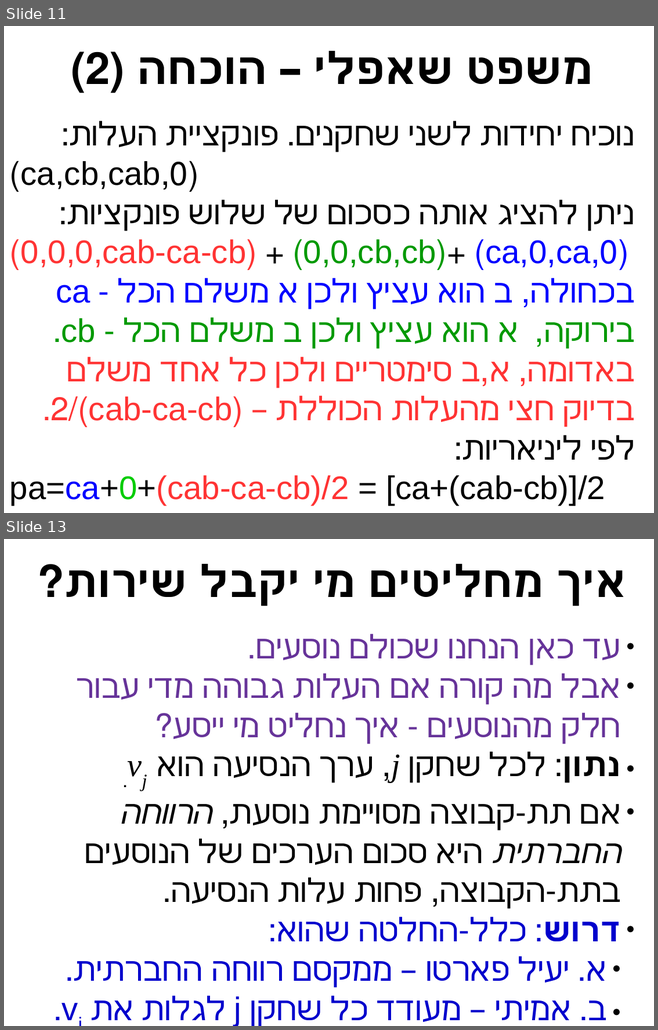
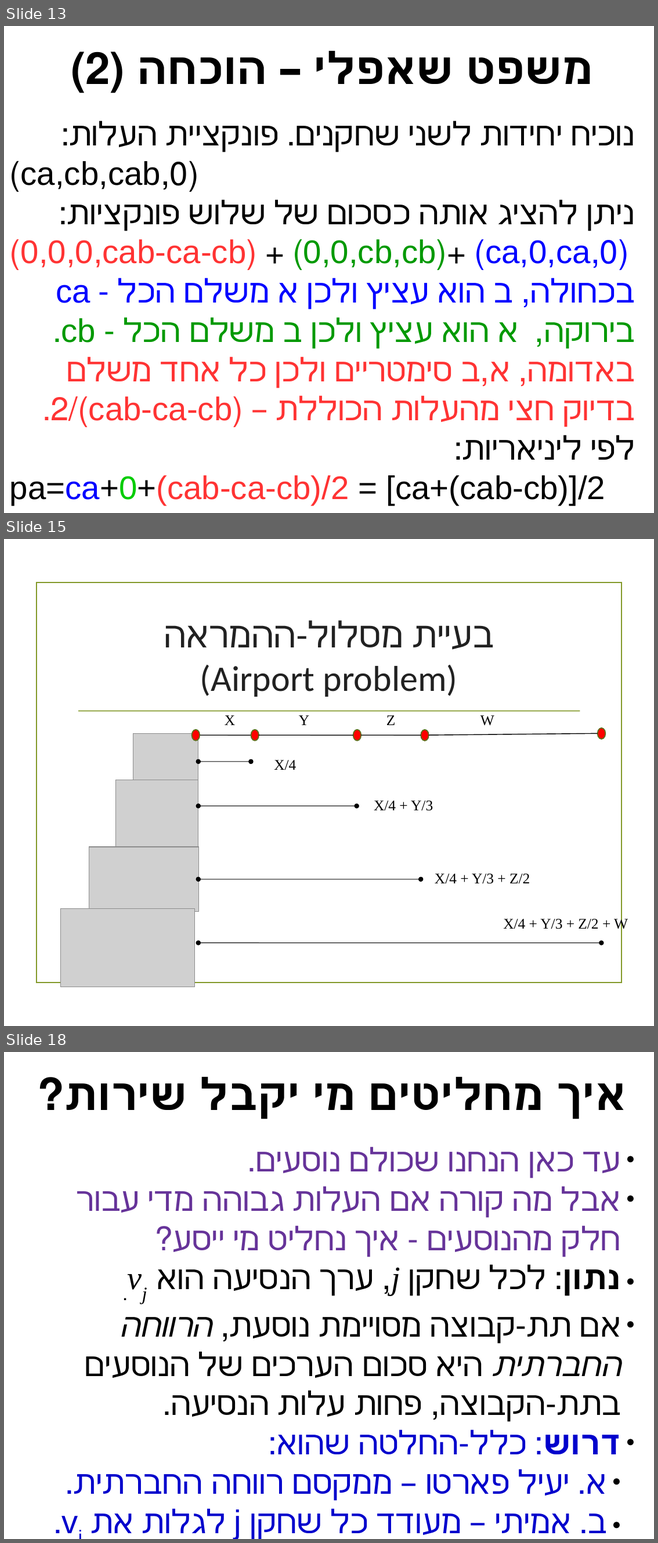
Before and after one commit to erelsgl-at-ariel/algorithms-5780, a slide deck: 08-cost-sharing/slides.odp. Shown one above the other, each under a label of ours: slides 11 and 13 before the commit, slides 13, 15 and 18 after it; the slides between them are not shown. The pictures are 658x1030 and 658x1543 pixels, drawn with LibreOffice and Linux fonts; fonts in the diff are those of the drawing; grey boxes stand for pictures; background and template pictures are left out. Boxes give left, top, right and bottom in pixels: in the first picture for what was removed or moved away, otherwise in the second. Text is boxed around its words. In the diff, an @@ line names an element or a change of style, - is before the commit and + after.

Commit message:
New slides, code for Shapley value, and airport problem

```diff
--- a/08-cost-sharing/slides.odp
+++ b/08-cost-sharing/slides.odp
@@ slide 15 added at box(4, 539, 654, 1026), background picture (left out) @@
@@ rectangle added at box(36, 582, 621, 983), outline #83992A 1.25 pt @@
@@ title added at box(199, 625, 494, 697), 44 pt, text #212121 @@
+בעיית מסלול-ההמראה
+(Airport problem)
@@ line added from (78, 711) to (580, 711), #83992A 1.25 pt @@
@@ ellipse added at box(191, 730, 199, 741), fill #FF0000, outline #60711F 1.25 pt @@
@@ text added at box(224, 715, 235, 725), 18 pt, text #000000 @@
+X
@@ ellipse added at box(251, 730, 259, 741), fill #FF0000, outline #60711F 1.25 pt @@
@@ text added at box(299, 715, 309, 725), 18 pt, text #000000 @@
+Y
@@ ellipse added at box(353, 730, 361, 741), fill #FF0000, outline #60711F 1.25 pt @@
@@ text added at box(386, 715, 395, 725), 18 pt, text #000000 @@
+Z
@@ ellipse added at box(421, 730, 429, 741), fill #FF0000, outline #60711F 1.25 pt @@
@@ text added at box(480, 715, 494, 726), 18 pt, text #000000 @@
+W
@@ ellipse added at box(597, 728, 606, 740), fill #FF0000, outline #60711F 1.25 pt @@
@@ picture added at box(133, 733, 198, 790) @@
@@ line added from (199, 735) to (251, 735), #000000 0.99 pt @@
@@ line added from (259, 735) to (353, 735), #000000 0.99 pt @@
@@ line added from (361, 735) to (421, 735), #000000 0.99 pt @@
@@ line added from (429, 735) to (597, 733), #000000 0.99 pt @@
@@ double arrow added from (198, 762) to (251, 762), #000000 0.74 pt @@
@@ text added at box(274, 760, 296, 770), 18 pt, text #000000 @@
+X/4
@@ picture added at box(116, 780, 198, 850) @@
@@ double arrow added from (198, 806) to (357, 806), #000000 0.74 pt @@
@@ text added at box(373, 801, 433, 811), 18 pt, text #000000 @@
+X/4 + Y/3
@@ picture added at box(89, 848, 198, 912) @@
@@ double arrow added from (198, 879) to (421, 879), #000000 0.74 pt @@
@@ text added at box(434, 874, 529, 884), 18 pt, text #000000 @@
+X/4 + Y/3 + Z/2
@@ picture added at box(61, 908, 195, 987) @@
@@ text added at box(503, 917, 628, 932), 18 pt, text #000000 @@
+X/4 + Y/3 + Z/2 + W
@@ double arrow added from (198, 943) to (601, 943), #000000 0.74 pt @@
@@ what was slide 11 is now slide 13 @@
@@ what was slide 13 is now slide 18 @@
```
Also in this commit, not shown: 6 slides changed, 4 other slides added, 4 other files.
